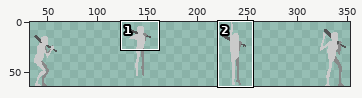
Sprite sheet: assets/player/amenine/jump.png. The picture above shows the old version from afar; the outline marks the close-up.
Close-up. Earlier state:
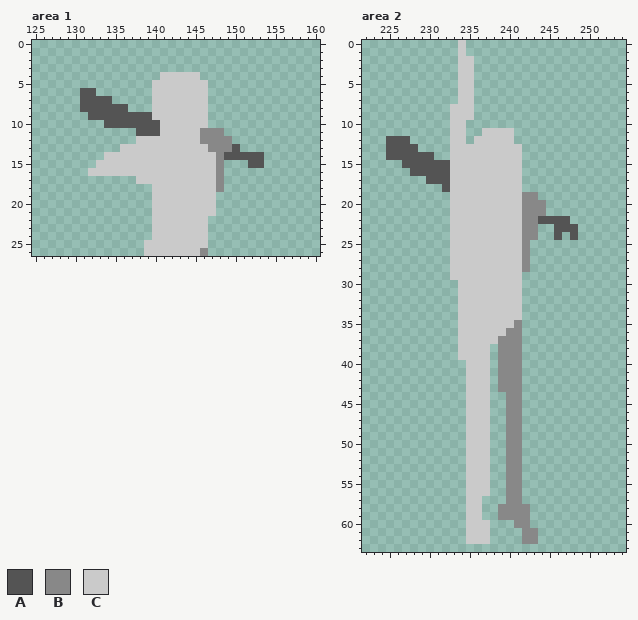
The file is 384x64 pixels. Shown: area 1: x 125..160, y 0..26; area 2: x 222..254, y 0..63. The wide view leaves out empty margins. The commit also changed other parts of the picture, which this record leaves out.
Palette (. is transparent): A #545454  B #888888  C #cacaca
Pixels before, area 1, first column x 131:
 4 ..........CCCCC........
 5 .........CCCCCCC.......
 6 AA.......CCCCCCC.......
 7 AAAA.....CCCCCCC.......
 8 AAAAAA...CCCCCCC.......
 9 .AAAAAAAACCCCCCC.......
10 ...AAAAAAACCCCCC.......
11 .......AAACCCCCBBB.....
12 .......CCCCCCCCBBBB....
13 .....CCCCCCCCCCCBBBA...
14 ...CCCCCCCCCCCCCCBAAAAA
15 ..CCCCCCCCCCCCCCCB...AA
16 .CCCCCCCCCCCCCCCCB.....
17 .......CCCCCCCCCCB.....
18 .........CCCCCCCCB.....
19 .........CCCCCCCC......
20 .........CCCCCCCC......
21 .........CCCCCCCC......
22 .........CCCCCCC.......
23 .........CCCCCCC.......
24 .........CCCCCCC.......
25 ........CCCCCCCC.......
26 ........CCCCCCCB.......
Pixels before, area 2, first column x 225:
 0 .........C..............
 1 .........C..............
 2 .........CC.............
 3 .........CC.............
 4 .........CC.............
 5 .........CC.............
 6 .........CC.............
 7 .........CC.............
 8 ........CCC.............
 9 ........CCC.............
10 ........CC..............
11 ........CC..CCCC........
12 AAA.....CC.CCCCC........
13 AAAA....CCCCCCCCC.......
14 AAAAAA..CCCCCCCCC.......
15 ..AAAAAACCCCCCCCC.......
16 ...AAAAACCCCCCCCC.......
17 .....AAACCCCCCCCC.......
18 .......ACCCCCCCCC.......
19 ........CCCCCCCCCBB.....
20 ........CCCCCCCCCBBB....
21 ........CCCCCCCCCBBB....
22 ........CCCCCCCCCBBAAAA.
23 ........CCCCCCCCCBB..AAA
24 ........CCCCCCCCCBB..A.A
25 ........CCCCCCCCCB......
26 ........CCCCCCCCCB......
27 ........CCCCCCCCCB......
28 ........CCCCCCCCCB......
29 ........CCCCCCCCC.......
30 .........CCCCCCCC.......
31 .........CCCCCCCC.......
32 .........CCCCCCCC.......
33 .........CCCCCCCC.......
34 .........CCCCCCCC.......
35 .........CCCCCCCB.......
36 .........CCCCCCBB.......
37 .........CCCCCBBB.......
38 .........CCCC.BBB.......
39 .........CCCC.BBB.......
40 ..........CCC.BBB.......
41 ..........CCC.BBB.......
42 ..........CCC.BBB.......
43 ..........CCC.BBB.......
44 ..........CCC..BB.......
45 ..........CCC..BB.......
46 ..........CCC..BB.......
47 ..........CCC..BB.......
48 ..........CCC..BB.......
49 ..........CCC..BB.......
50 ..........CCC..BB.......
51 ..........CCC..BB.......
52 ..........CCC..BB.......
53 ..........CCC..BB.......
54 ..........CCC..BB.......
55 ..........CCC..BB.......
56 ..........CCC..BB.......
57 ..........CC...BB.......
58 ..........CC..BBBB......
59 ..........CC..BBBB......
60 ..........CCC...BB......
61 ..........CCC....BB.....
62 ..........CCC....BB.....
After:
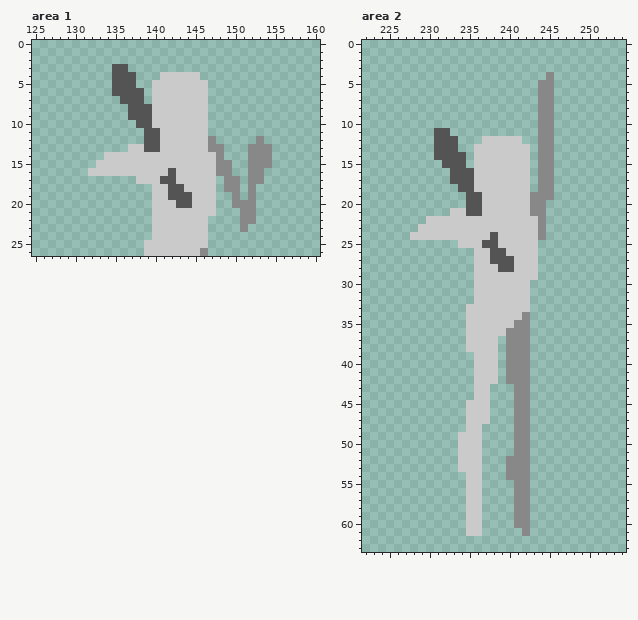
Changes in this commit:
Changed rows in their new state; - is an unchanged pixel.
Area 1:
first column x 131:
 3 ----AA------------------
 4 ----AAA-----------------
 5 ----AAA-----------------
 6 ..--AAAA----------------
 7 ....-AAA----------------
 8 ......AAA---------------
 9 -.....------------------
10 ---....--C--------------
11 -------.-------C..------
12 -------.AA-----C-..---B-
13 -----.--AA--------..-BBB
14 ------------------...BBB
15 ------------------B--BBB
16 -----------A------B--BB-
17 ----------AA-----.BB-BB-
18 -----------AA----.BB-B--
19 -----------AAA-----B-B--
20 ------------AA-----BBB--
21 --------------------BB--
22 --------------------BB--
23 --------------------B---
Area 2:
first column x 225:
 0 ---------.--------------
 1 ---------.--------------
 2 ---------..-------------
 3 ---------..-------------
 4 ---------..---------B---
 5 ---------..--------BB---
 6 ---------..--------BB---
 7 ---------..--------BB---
 8 --------...--------BB---
 9 --------...--------BB---
10 --------..---------BB---
11 ------AA..--....---BB---
12 ...---AAA.-.----C--BB---
13 ....--AAA..------C-BB---
14 ......AAAA.------C-BB---
15 --.....-AA.------C-BB---
16 ---.....AAA------C-BB---
17 -----...AAA------C-BB---
18 -------..AA------C-BB---
19 --------..AA-----C-BB---
20 --------..AA-----C------
21 ----------AA-----C------
22 -----CCC---------CCB...-
23 ----CCCC---------CCB-...
24 ---CCCCC-----A---CCB-.-.
25 --------.---AA---CC-----
26 --------...--AA--CC-----
27 --------...--AAA-CC-----
28 --------...---AA-CC-----
29 --------...------CC-----
30 ---------..------C------
31 ---------..------C------
32 ---------..------C------
33 ---------.-------C------
34 ---------.-------B------
35 ---------.-------B------
36 ---------.-------B------
37 ---------.----.--B------
38 ---------.---C.--B------
39 ---------..--C.--B------
40 ----------.--C.--B------
41 ----------.--C.--B------
42 ----------.--C.--B------
43 ----------.---..-B------
44 ----------.----.-B------
45 ---------------.-B------
46 ---------------.-B------
47 ---------------.-B------
48 ------------.--.-B------
49 ---------C--.--.-B------
50 ---------C--.--.-B------
51 ---------C--.--.-B------
52 ---------C--.----B------
53 ---------C--.----B------
54 ------------.----B------
55 ------------.--.-B------
56 ------------.--.-B------
57 ---------------.-B------
58 --------------..--------
59 --------------..--------
60 ------------.-----------
61 ------------.-----.-----
62 ----------...----..-----
Pixel boxes of the changes (left, top, right, bottom) in both close-ups:
changed: (80, 64, 272, 232)
changed: (386, 40, 578, 544)
